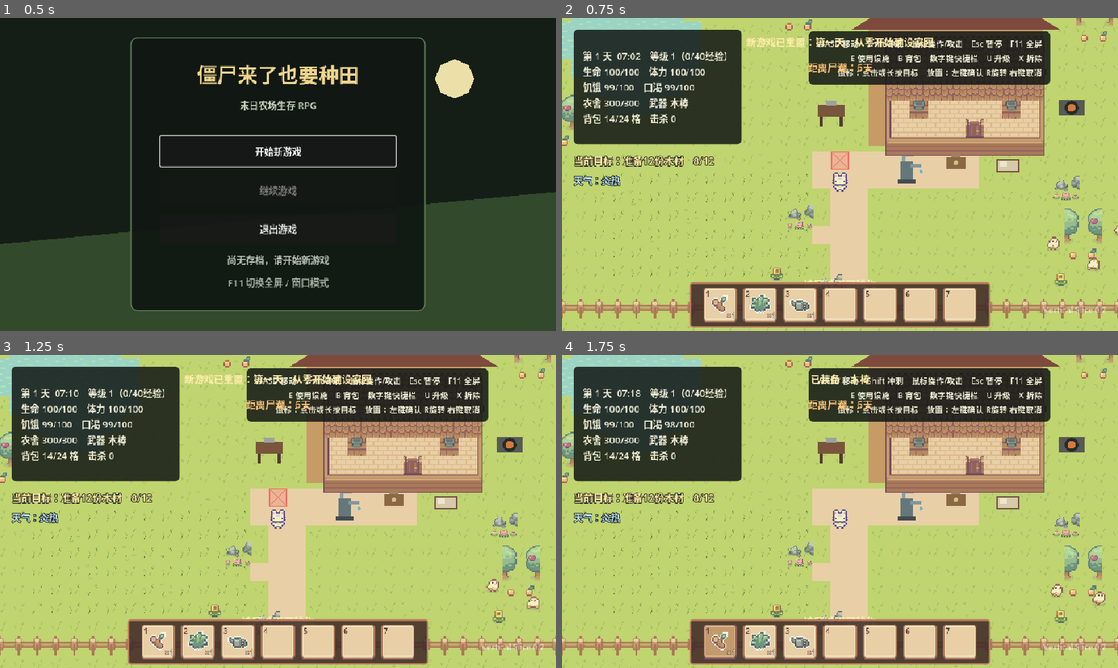
Above: before the commit, frames 1-4 (two rows, left to right).
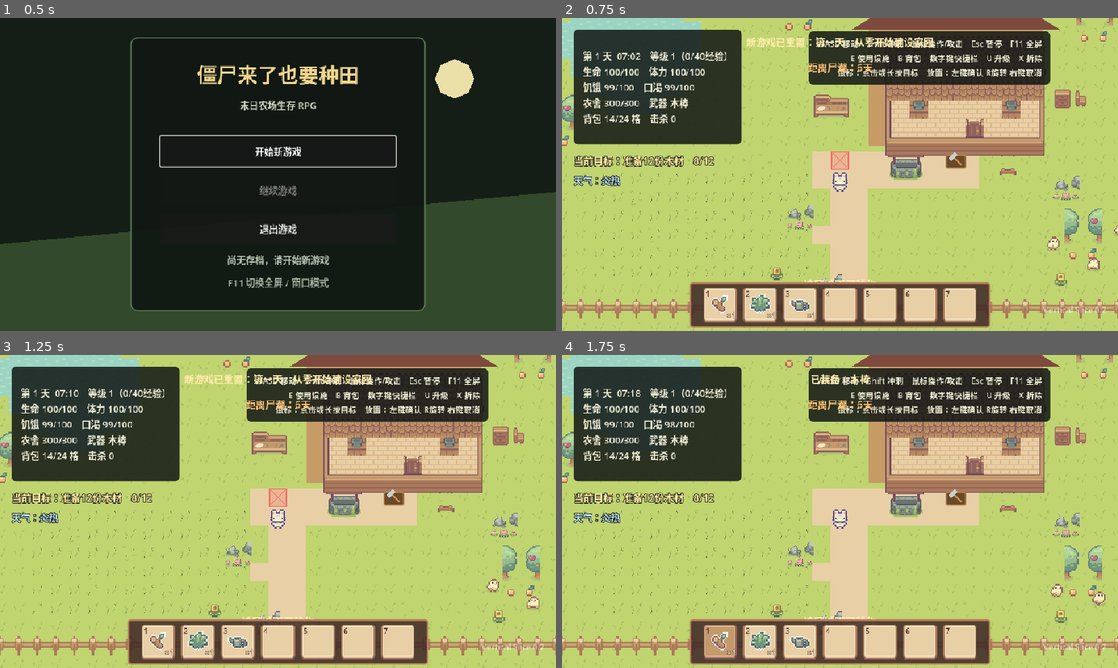
Above: after the commit, the same moments.

Repository: fanfanhappy/zombie-farm-survival
Game: Godot game, scene res://scenes/ui/main_menu.tscn
Same seed, same stepped clock (60 frames per second), same inputs: the game is played once before the commit and once after it.
Inputs:
- Up to frame 1 (0.5 s): no input
- Up to frame 2 (0.75 s): click "开始新游戏" at 0.5 s
- Up to frame 3 (1.25 s): no input
- Up to frame 4 (1.75 s): click "×1" at 1.25 s

Frame 1 is identical in both runs. In frame 2, 1.6% of the frame differs, in the area x 45-95%, y 22-53%; in frame 3, 1.6%; in frame 4, 1.6%.

Commit message:
将生活设施迁移为可视化独立场景

Diff:
--- /dev/null
+++ b/scenes/world/facilities/homestead_repair_point.tscn
@@ -0,0 +1,40 @@
+[gd_scene load_steps=3 format=3]
+
+[ext_resource type="Script" path="res://scripts/world/building/homestead_repair_point.gd" id="1_script"]
+
+[sub_resource type="StyleBoxFlat" id="StyleBoxFlat_sign"]
+bg_color = Color(0.42, 0.29, 0.17, 1)
+border_width_left = 2
+border_width_top = 2
+border_width_right = 2
+border_width_bottom = 2
+border_color = Color(0.72, 0.55, 0.3, 1)
+corner_radius_top_left = 3
+corner_radius_top_right = 3
+corner_radius_bottom_right = 3
+corner_radius_bottom_left = 3
+
+[node name="HomesteadRepairPoint" type="Node2D"]
+script = ExtResource("1_script")
+
+[node name="Visual" type="Node2D" parent="."]
+
+[node name="Sign" type="Panel" parent="Visual"]
+offset_left = -18.0
+offset_top = -14.0
+offset_right = 18.0
+offset_bottom = 10.0
+theme_override_styles/panel = SubResource("StyleBoxFlat_sign")
+mouse_filter = 2
+
+[node name="HammerHandle" type="Polygon2D" parent="Visual"]
+position = Vector2(2, -4)
+rotation = -0.785398
+polygon = PackedVector2Array(-2, -10, 2, -10, 2, 11, -2, 11)
+color = Color(0.78, 0.57, 0.3, 1)
+
+[node name="HammerHead" type="Polygon2D" parent="Visual"]
+position = Vector2(-5, -11)
+rotation = -0.785398
+polygon = PackedVector2Array(-8, -4, 8, -4, 8, 4, -8, 4)
+color = Color(0.78, 0.82, 0.8, 1)
--- /dev/null
+++ b/scenes/world/facilities/kitchen.tscn
@@ -0,0 +1,36 @@
+[gd_scene load_steps=4 format=3]
+
+[ext_resource type="Script" path="res://scripts/world/crafting/crafting_station.gd" id="1_script"]
+[ext_resource type="Texture2D" path="res://assets/art/environment/facilities/basic_furniture.png" id="2_texture"]
+
+[sub_resource type="RectangleShape2D" id="RectangleShape2D_body"]
+size = Vector2(44, 28)
+
+[node name="Kitchen" type="StaticBody2D"]
+collision_layer = 2
+collision_mask = 0
+script = ExtResource("1_script")
+station_type = "kitchen"
+display_name = "料理台"
+
+[node name="Visual" type="Node2D" parent="."]
+
+[node name="Cabinet" type="Sprite2D" parent="Visual"]
+texture_filter = 1
+position = Vector2(-16, -15)
+scale = Vector2(2, 2)
+texture = ExtResource("2_texture")
+region_enabled = true
+region_rect = Rect2(48, 32, 16, 16)
+
+[node name="Stove" type="Sprite2D" parent="Visual"]
+texture_filter = 1
+position = Vector2(16, -15)
+scale = Vector2(2, 2)
+texture = ExtResource("2_texture")
+region_enabled = true
+region_rect = Rect2(64, 32, 16, 16)
+
+[node name="Collision" type="CollisionShape2D" parent="."]
+position = Vector2(0, -1)
+shape = SubResource("RectangleShape2D_body")
--- /dev/null
+++ b/scenes/world/facilities/sleep_point.tscn
@@ -0,0 +1,26 @@
+[gd_scene load_steps=4 format=3]
+
+[ext_resource type="Script" path="res://scripts/world/homestead/sleep_point.gd" id="1_script"]
+[ext_resource type="Texture2D" path="res://assets/art/environment/facilities/basic_furniture.png" id="2_texture"]
+
+[sub_resource type="RectangleShape2D" id="RectangleShape2D_body"]
+size = Vector2(30, 54)
+
+[node name="SleepPoint" type="StaticBody2D"]
+collision_layer = 2
+collision_mask = 0
+script = ExtResource("1_script")
+
+[node name="Visual" type="Node2D" parent="."]
+
+[node name="BedSprite" type="Sprite2D" parent="Visual"]
+texture_filter = 1
+position = Vector2(0, -16)
+scale = Vector2(2, 2)
+texture = ExtResource("2_texture")
+region_enabled = true
+region_rect = Rect2(0, 32, 16, 32)
+
+[node name="Collision" type="CollisionShape2D" parent="."]
+position = Vector2(0, -11)
+shape = SubResource("RectangleShape2D_body")
--- /dev/null
+++ b/scenes/world/facilities/water_pump.tscn
@@ -0,0 +1,24 @@
+[gd_scene load_steps=4 format=3]
+
+[ext_resource type="Script" path="res://scripts/world/homestead/water_pump.gd" id="1_script"]
+[ext_resource type="Texture2D" path="res://assets/art/environment/facilities/water_pump.png" id="2_texture"]
+
+[sub_resource type="RectangleShape2D" id="RectangleShape2D_body"]
+size = Vector2(42, 34)
+
+[node name="WaterPump" type="StaticBody2D"]
+collision_layer = 2
+collision_mask = 0
+script = ExtResource("1_script")
+
+[node name="Visual" type="Node2D" parent="."]
+
+[node name="WellSprite" type="Sprite2D" parent="Visual"]
+texture_filter = 1
+position = Vector2(0, -16)
+scale = Vector2(2, 2)
+texture = ExtResource("2_texture")
+
+[node name="Collision" type="CollisionShape2D" parent="."]
+position = Vector2(0, -1)
+shape = SubResource("RectangleShape2D_body")
--- /dev/null
+++ b/scenes/world/facilities/workbench.tscn
@@ -0,0 +1,26 @@
+[gd_scene load_steps=4 format=3]
+
+[ext_resource type="Script" path="res://scripts/world/crafting/crafting_station.gd" id="1_script"]
+[ext_resource type="Texture2D" path="res://assets/art/environment/facilities/workbench.png" id="2_texture"]
+
+[sub_resource type="RectangleShape2D" id="RectangleShape2D_body"]
+size = Vector2(48, 26)
+
+[node name="Workbench" type="StaticBody2D"]
+collision_layer = 2
+collision_mask = 0
+script = ExtResource("1_script")
+station_type = "workbench"
+display_name = "工作台"
+
+[node name="Visual" type="Node2D" parent="."]
+
+[node name="Sprite" type="Sprite2D" parent="Visual"]
+texture_filter = 1
+position = Vector2(0, -16)
+scale = Vector2(2, 2)
+texture = ExtResource("2_texture")
+
+[node name="Collision" type="CollisionShape2D" parent="."]
+position = Vector2(0, -1)
+shape = SubResource("RectangleShape2D_body")
--- a/scripts/core/game_controller.gd
+++ b/scripts/core/game_controller.gd
@@ -15,6 +15,11 @@
 const SNARE_TRAP_SCENE := preload("res://scenes/world/defenses/snare_trap.tscn")
 const STORAGE_CHEST_SCENE := preload("res://scenes/world/storage/storage_chest.tscn")
 const ZOMBIE_SCENE := preload("res://scenes/actors/zombies/zombie.tscn")
+const WORKBENCH_SCENE := preload("res://scenes/world/facilities/workbench.tscn")
+const KITCHEN_SCENE := preload("res://scenes/world/facilities/kitchen.tscn")
+const SLEEP_POINT_SCENE := preload("res://scenes/world/facilities/sleep_point.tscn")
+const WATER_PUMP_SCENE := preload("res://scenes/world/facilities/water_pump.tscn")
+const REPAIR_POINT_SCENE := preload("res://scenes/world/facilities/homestead_repair_point.tscn")
 
 @onready var player: Player = $Player
 @onready var darkness: CanvasModulate = $Darkness
@@ -439,10 +444,10 @@
 		var chicken := CHICKEN_SCENE.instantiate() as Chicken
 		chicken.setup(chicken_data[0], chicken_data[1])
 		add_child(chicken)
-	var workbench := CraftingStation.new(); workbench.position = Vector2(625, 330); add_child(workbench); workbench.setup("workbench")
-	var kitchen := CraftingStation.new(); kitchen.position = Vector2(1040, 325); add_child(kitchen); kitchen.setup("kitchen")
-	var sleep_point := SleepPoint.new(); sleep_point.position = Vector2(930, 425); add_child(sleep_point)
-	var water_pump := WaterPump.new(); water_pump.position = Vector2(755, 435); add_child(water_pump)
+	var workbench := WORKBENCH_SCENE.instantiate() as CraftingStation; workbench.position = Vector2(625, 330); add_child(workbench)
+	var kitchen := KITCHEN_SCENE.instantiate() as CraftingStation; kitchen.position = Vector2(1040, 325); add_child(kitchen)
+	var sleep_point := SLEEP_POINT_SCENE.instantiate() as SleepPoint; sleep_point.position = Vector2(930, 425); add_child(sleep_point)
+	var water_pump := WATER_PUMP_SCENE.instantiate() as WaterPump; water_pump.position = Vector2(755, 435); add_child(water_pump)
 
 
 func _create_world_collisions() -> void:
@@ -453,7 +458,7 @@
 	add_child(homestead)
 	homestead.setup(Vector2(300, 220))
 	homestead.destroyed.connect(_on_homestead_destroyed)
-	var repair_point := HomesteadRepairPoint.new()
+	var repair_point := REPAIR_POINT_SCENE.instantiate() as HomesteadRepairPoint
 	repair_point.position = Vector2(840, 420)
 	add_child(repair_point)
 	repair_point.setup(homestead)
--- a/scripts/world/building/homestead_repair_point.gd
+++ b/scripts/world/building/homestead_repair_point.gd
@@ -7,7 +7,6 @@
 func setup(home: HomesteadCore) -> void:
 	homestead = home
 	add_to_group("interactables")
-	queue_redraw()
 
 
 func get_interaction_prompt() -> String:
@@ -36,9 +35,3 @@
 		game.spend_resource(item_id, int(cost[item_id]))
 	homestead.repair(55.0)
 	game.show_message("农舍耐久恢复到%d/%d" % [int(homestead.health), int(homestead.max_health)])
-
-
-func _draw() -> void:
-	draw_rect(Rect2(-17, -10, 34, 20), Color("#8a6845"))
-	draw_rect(Rect2(-8, -17, 16, 7), Color("#9e815f"))
-	draw_circle(Vector2(0, 0), 4.0, Color("#d8c07d"))
--- a/scripts/world/crafting/crafting_station.gd
+++ b/scripts/world/crafting/crafting_station.gd
@@ -1,23 +1,20 @@
 class_name CraftingStation
 extends StaticBody2D
 
-var station_type := "workbench"
-var display_name := "工作台"
+@export_enum("workbench", "kitchen") var station_type := "workbench"
+@export var display_name := "工作台"
+
+
+func _ready() -> void:
+	# 外观和碰撞由对应的设施场景维护，脚本只负责交互行为。
+	collision_layer = 2
+	collision_mask = 0
+	add_to_group("interactables")
 
 
 func setup(type: String) -> void:
-	# 生活设施只阻挡玩家，避免无寻路原型中的敌人被家具卡死。
-	collision_layer = 2
-	collision_mask = 0
 	station_type = type
 	display_name = "料理台" if type == "kitchen" else "工作台"
-	add_to_group("interactables")
-	var collision := CollisionShape2D.new()
-	var rectangle := RectangleShape2D.new()
-	rectangle.size = Vector2(44, 32)
-	collision.shape = rectangle
-	add_child(collision)
-	queue_redraw()
 
 
 func get_interaction_prompt() -> String:
@@ -26,15 +23,3 @@
 
 func interact(game: Node) -> void:
 	game.open_crafting(station_type, display_name)
-
-
-func _draw() -> void:
-	if station_type == "workbench":
-		draw_rect(Rect2(-23, -10, 46, 20), Color("#79553b"))
-		draw_rect(Rect2(-20, 10, 6, 17), Color("#513d30"))
-		draw_rect(Rect2(14, 10, 6, 17), Color("#513d30"))
-		draw_rect(Rect2(-9, -17, 18, 8), Color("#9ca1a0"))
-	else:
-		draw_rect(Rect2(-22, -14, 44, 28), Color("#575a55"))
-		draw_circle(Vector2.ZERO, 12.0, Color("#262c2a"))
-		draw_circle(Vector2.ZERO, 7.0, Color("#d47b3b"))
--- a/scripts/world/homestead/sleep_point.gd
+++ b/scripts/world/homestead/sleep_point.gd
@@ -6,12 +6,6 @@
 	collision_layer = 2
 	collision_mask = 0
 	add_to_group("interactables")
-	var collision := CollisionShape2D.new()
-	var rectangle := RectangleShape2D.new()
-	rectangle.size = Vector2(40, 24)
-	collision.shape = rectangle
-	add_child(collision)
-	queue_redraw()
 
 
 func get_interaction_prompt() -> String:
@@ -24,9 +18,3 @@
 
 func interact(game: Node) -> void:
 	game.try_sleep()
-
-
-func _draw() -> void:
-	draw_rect(Rect2(-20, -12, 40, 24), Color("#725644"))
-	draw_rect(Rect2(-17, -9, 34, 18), Color("#d6caa8"))
-	draw_rect(Rect2(-15, -7, 13, 8), Color("#eee5ce"))
--- a/scripts/world/homestead/water_pump.gd
+++ b/scripts/world/homestead/water_pump.gd
@@ -6,12 +6,6 @@
 	collision_layer = 2
 	collision_mask = 0
 	add_to_group("interactables")
-	var collision := CollisionShape2D.new()
-	var rectangle := RectangleShape2D.new()
-	rectangle.size = Vector2(28, 38)
-	collision.shape = rectangle
-	add_child(collision)
-	queue_redraw()
 
 
 func get_interaction_prompt() -> String:
@@ -25,12 +19,3 @@
 func interact(game: Node) -> void:
 	if game.get_active_tool_type() == "watering_can": game.refill_watering_can()
 	else: game.drink_from_water_pump()
-
-
-func _draw() -> void:
-	draw_rect(Rect2(-11, -18, 22, 36), Color("#65777a"))
-	draw_rect(Rect2(-15, 13, 30, 7), Color("#414d4f"))
-	draw_rect(Rect2(7, -13, 18, 6), Color("#82979a"))
-	draw_line(Vector2(-5, -18), Vector2(-5, -29), Color("#8da1a3"), 5.0)
-	draw_line(Vector2(-5, -28), Vector2(12, -28), Color("#8da1a3"), 5.0)
-	draw_circle(Vector2(25, 0), 3.0, Color("#69b6d0"))
Binary file added: assets/art/environment/facilities/basic_furniture.png
Not shown, added: assets/art/environment/facilities/basic_furniture.png.import
Binary file added: assets/art/environment/facilities/water_pump.png
Not shown, added: assets/art/environment/facilities/water_pump.png.import
Binary file added: assets/art/environment/facilities/workbench.png
Not shown, added: assets/art/environment/facilities/workbench.png.import
